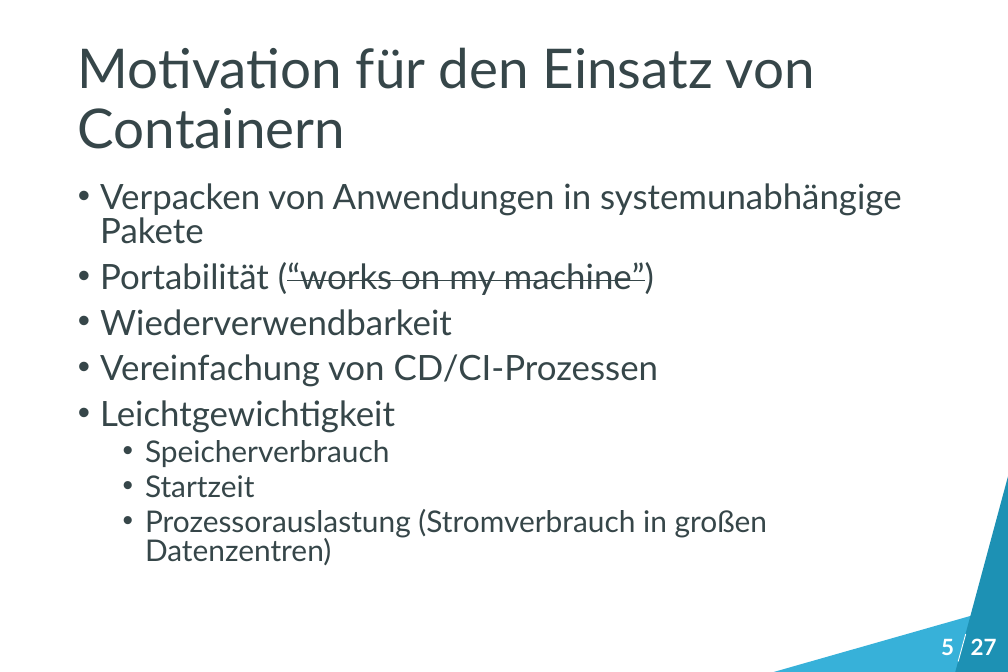
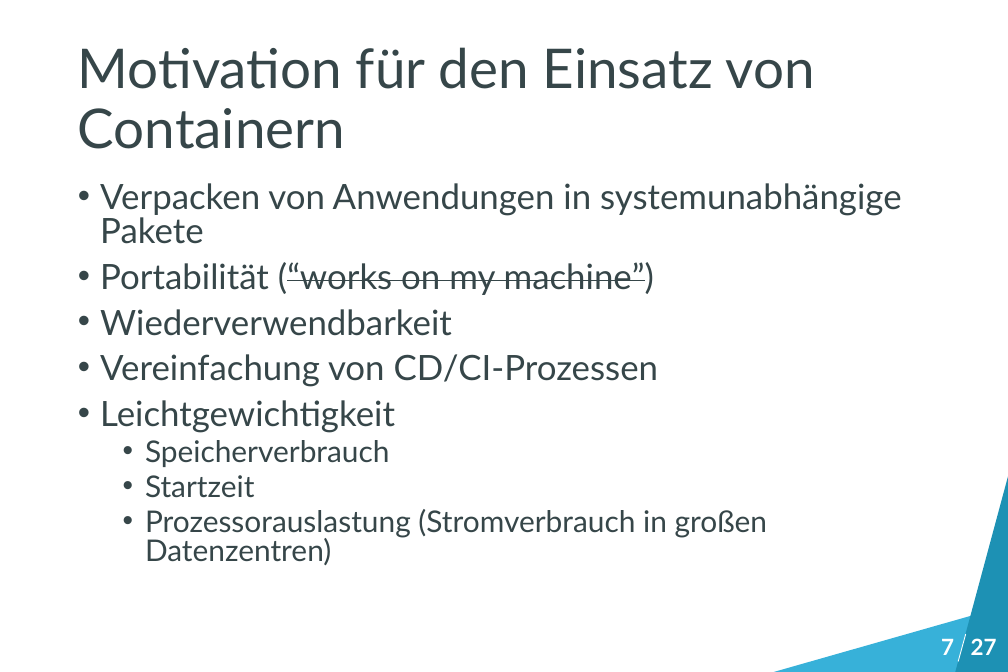
Before and after one commit to bemayr/talk.intro-to-docker, a slide deck: slide 8 of slides.pptx (slide 6 before the commit). Drawn at 1008x672 pixels with LibreOffice and Linux fonts; fonts in the diff are those of the drawing. Boxes give left, top, right and bottom in pixels: in the first picture for what was removed or moved away, otherwise in the second. Text is boxed around its words. In the diff, an @@ line names an element or a change of style, - is before the commit and + after.

```diff
--- a/slides.pptx
+++ b/slides.pptx
@@ text at (941, 639, 954, 655): text changed @@
-5
+7
```
Also in this commit, not shown: 22 other slides changed, 1 slide added, 1 slide removed.
